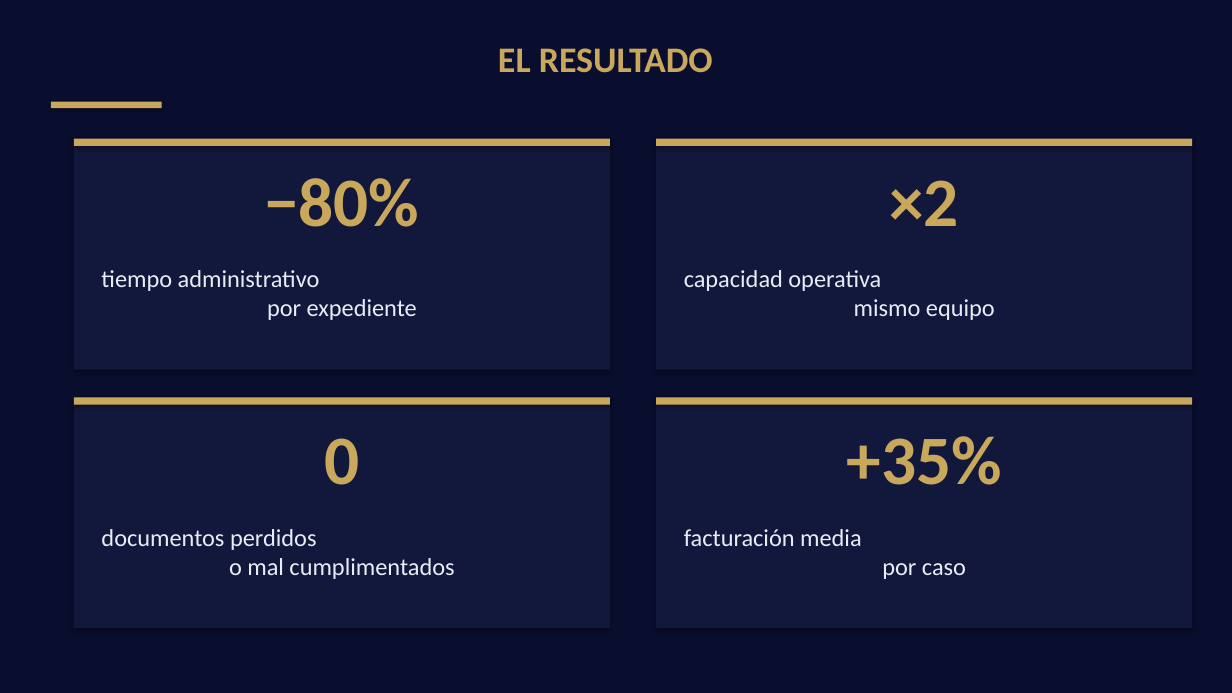
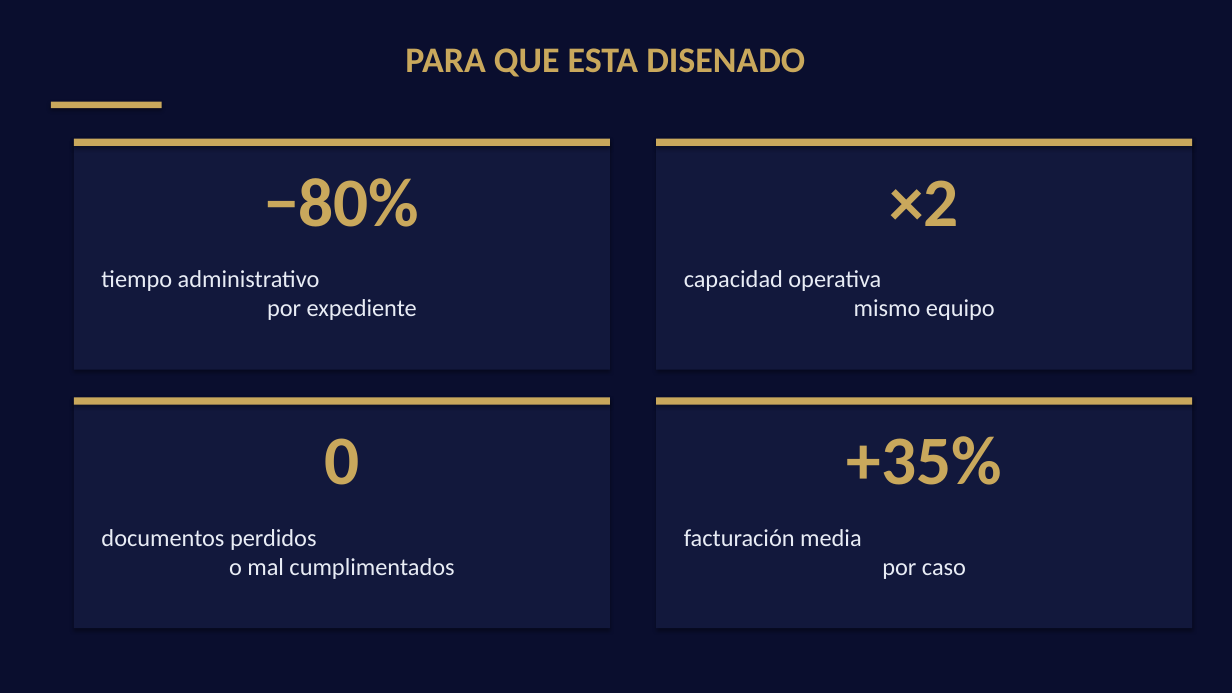
Before and after one commit to jorgeaguiar-digi/docufy-legal, a slide deck: slide 12 of presentations/ADEVI_2026_Docufy_Legal.pptx. Drawn at 1232x693 pixels with LibreOffice and Linux fonts; fonts in the diff are those of the drawing. Boxes give left, top, right and bottom in pixels: in the first picture for what was removed or moved away, otherwise in the second. Text is boxed around its words. In the diff, an @@ line names an element or a change of style, - is before the commit and + after.

```diff
--- a/presentations/ADEVI_2026_Docufy_Legal.pptx
+++ b/presentations/ADEVI_2026_Docufy_Legal.pptx
@@ text at (405,48,805,77): text changed @@
-EL RESULTADO
+PARA QUE ESTA DISENADO
```
Also in this commit, not shown: 1 other slide changed, 2 slides added, 2 slides removed, 2 other files.
